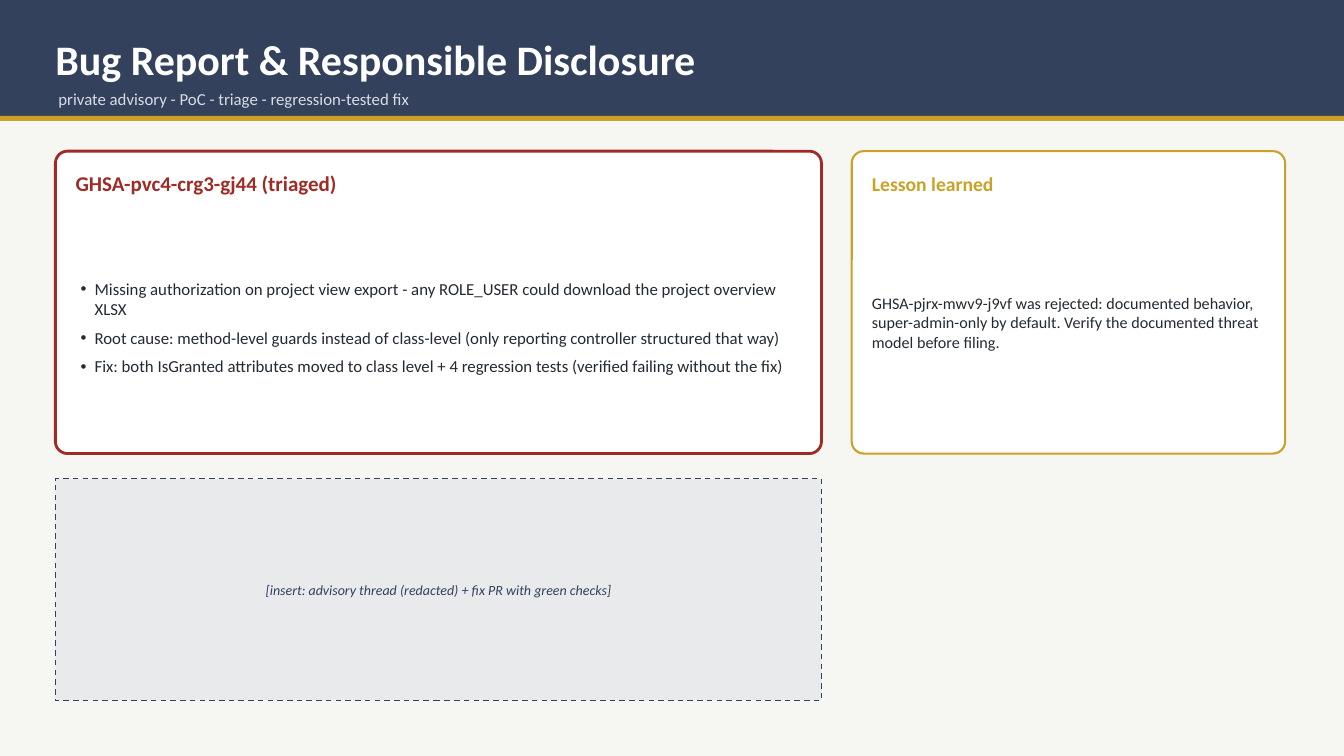
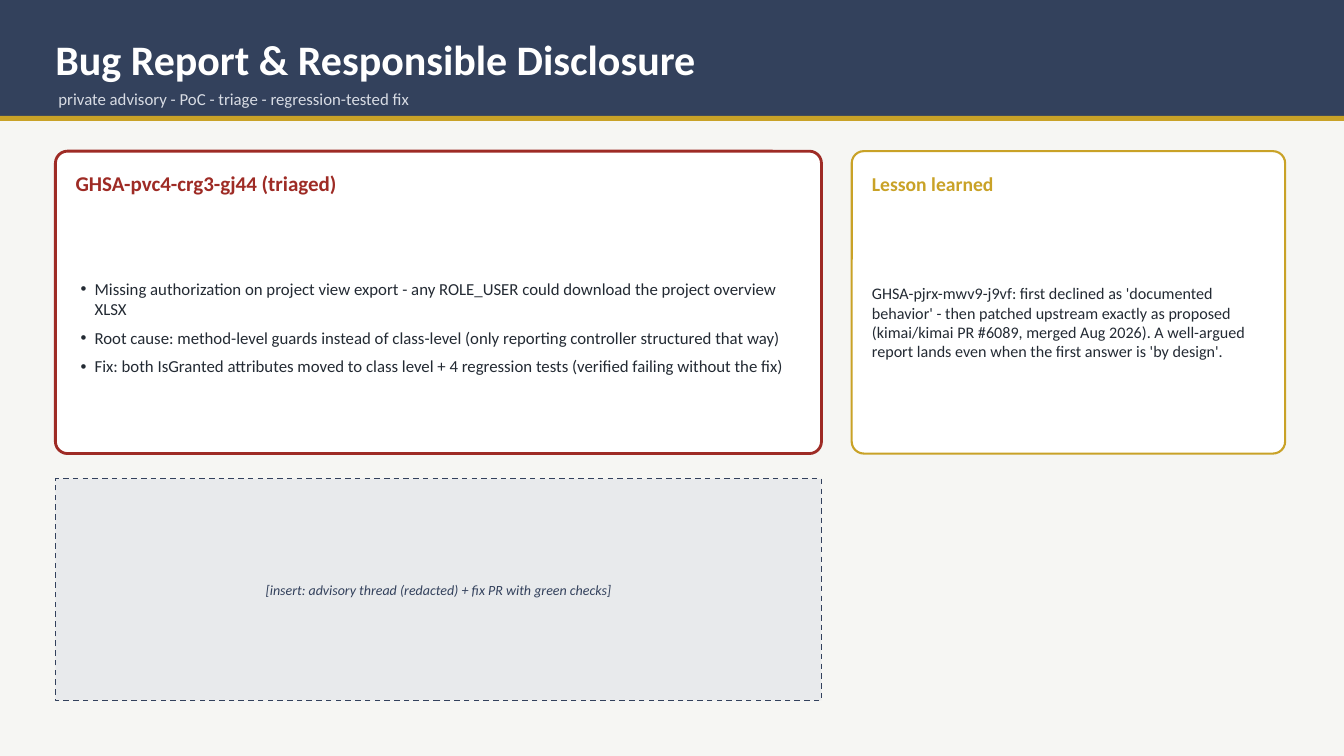
Before and after one commit to devzephyr/kimai, a slide deck: slide 7 of devsecops/deliverables/DevSecOps_Slides.pptx. Drawn at 1344x756 pixels with LibreOffice and Linux fonts; fonts in the diff are those of the drawing. Boxes give left, top, right and bottom in pixels: in the first picture for what was removed or moved away, otherwise in the second. Text is boxed around its words. In the diff, an @@ line names an element or a change of style, - is before the commit and + after.

```diff
--- a/devsecops/deliverables/DevSecOps_Slides.pptx
+++ b/devsecops/deliverables/DevSecOps_Slides.pptx
@@ text at (872, 287, 1244, 360): text changed @@
-GHSA-pjrx-mwv9-j9vf was rejected: documented behavior, super-admin-only by default. Verify the documented threat model before filing.
+GHSA-pjrx-mwv9-j9vf: first declined as 'documented behavior' - then patched upstream exactly as proposed (kimai/kimai PR #6089, merged Aug 2026). A well-argued report lands even when the first answer is 'by design'.
```
Also in this commit, not shown: 1 other slide changed, 4 other files.
